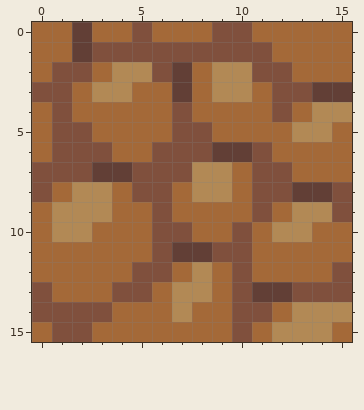
Two versions of one pixel-art sprite, Data/Resources/Textures/dirt.png. The first picture shows the starting point.
The file is 16x16 pixels.
New version:
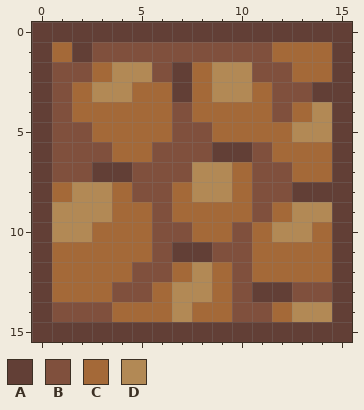
Palette (. is transparent): A #623f36  B #80503d  C #a46938  D #b28955
Diff:
y 0: x 0..1 CC -> AA; x 3..15 CCBCCCBBCCCCC -> AAAAAAAAAAAAA
y 1..2: x 0 C -> A; x 15 C -> A
y 3: x 0 B -> A
y 4: x 0 C -> A; x 15 D -> A
y 5..6: x 0 C -> A; x 15 C -> A
y 7: x 0 B -> A; x 15 C -> A
y 8: x 0 B -> A; x 15 B -> A
y 9: x 0 C -> A; x 15 B -> A
y 10..11: x 0 C -> A; x 15 C -> A
y 12: x 0 C -> A; x 15 B -> A
y 13: x 0 B -> A; x 15 B -> A
y 14: x 0 B -> A; x 15 D -> A
y 15: x 0..15 CBBCCCCCCCBCDDDC -> AAAAAAAAAAAAAAAA
